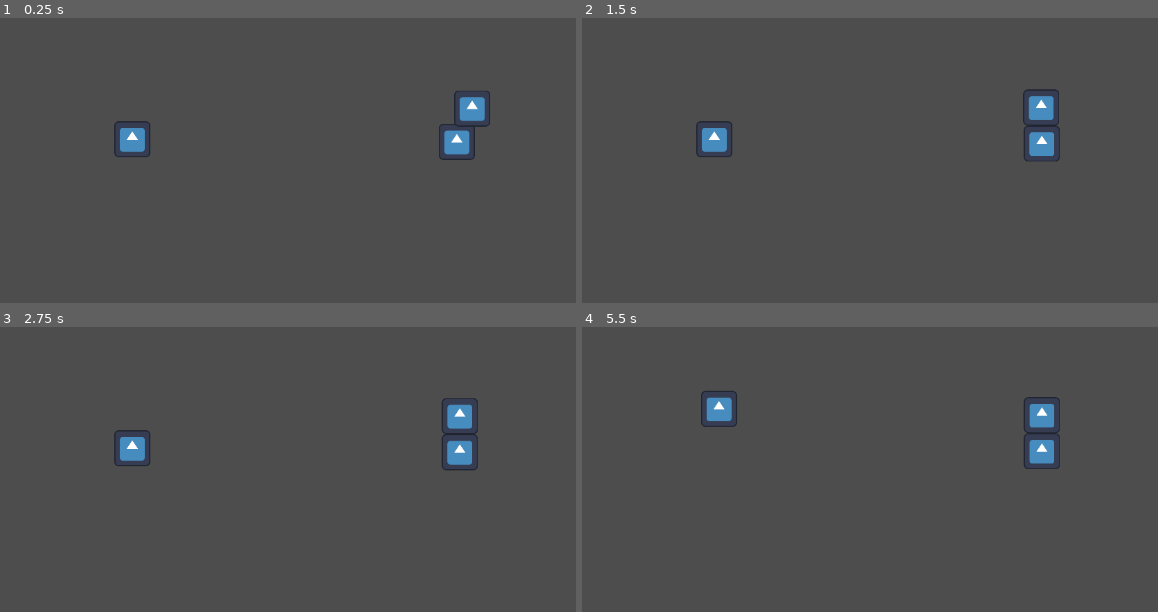
Above: before the commit, frames 1-4 (two rows, left to right).
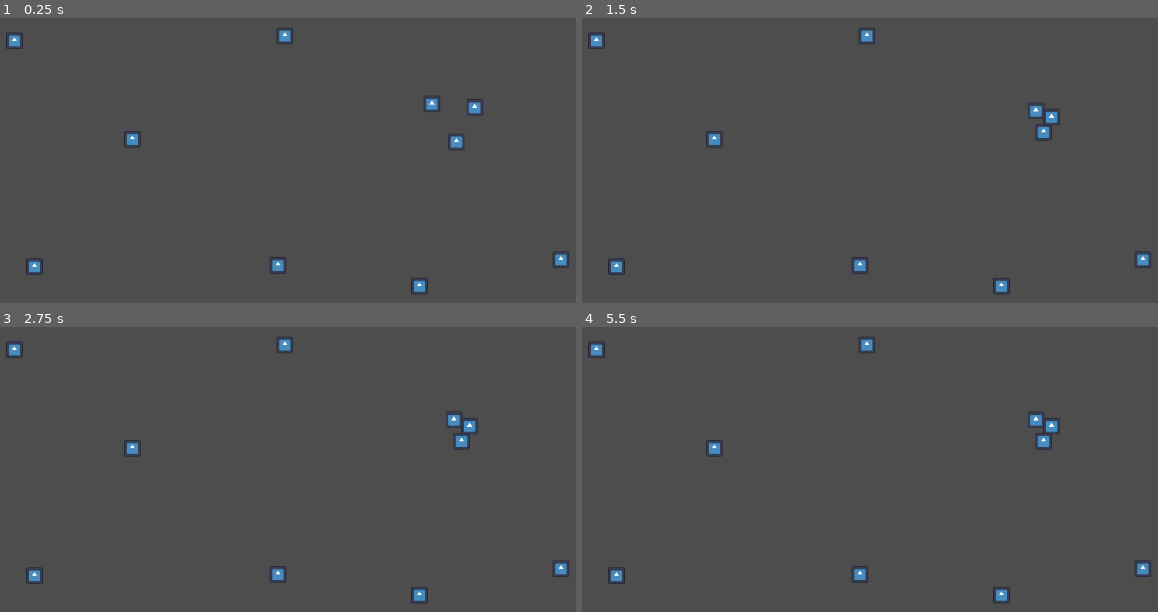
Above: after the commit, the same moments.

Repository: VoraciousSoftware/SoloGameJams
Game: Godot game, scene res://Levels/World1.tscn
Two runs of this game, one before a commit and one after it. Both use one fixed random seed, a clock stepped at 60 frames per second and the inputs below. The engine's default icon, where the game draws it, is replaced by a stand-in: a white triangle on a blue panel in a dark square.
Inputs:
- Up to frame 1 (0.25 s): no input
- Up to frame 2 (1.5 s): tap Enter at 1.25 s
- Up to frame 3 (2.75 s): tap Space at 2 s
- Up to frame 4 (5.5 s): tap Enter at 2.75, 4.25 s; tap Space at 3.5, 5 s

The runs differ from the first frame. In frame 1, 2.2% of the frame differs, in the area x 1-99%, y 3-97%; in frame 2, 2.1%; in frame 3, 2.0%; in frame 4, 2.2%.

Commit message:
Prototype AI working

Diff:
--- /dev/null
+++ b/StrategyProject/Components/attack_component.gd
@@ -0,0 +1,22 @@
+class_name AttackComponent extends Node
+
+@export var attack_damage: float = 10
+@export var attack_cooldown: float = 2.0
+@export var attack_range: float = 25.0
+@export var knockback: float = 0.0
+
+
+@onready var can_attack: bool = true
+@onready var timer: Timer = %Attack_Timer
+
+
+func perform_attack(target: Node2D):
+	if can_attack:
+		if target:
+			if target.has_method("hit"):
+				target.hit(attack_damage)
+				can_attack = false
+				timer.start(attack_cooldown)
+
+func _on_attack_timer_timeout() -> void:
+	can_attack = true # Replace with function body.
--- a/StrategyProject/Levels/World1.tscn
+++ b/StrategyProject/Levels/World1.tscn
@@ -12,3 +12,24 @@
 
 [node name="CharacterBody2D3" parent="." instance=ExtResource("1_1f6sb")]
 position = Vector2(917, 198)
+
+[node name="CharacterBody2D4" parent="." instance=ExtResource("1_1f6sb")]
+position = Vector2(640, 101)
+
+[node name="CharacterBody2D5" parent="." instance=ExtResource("1_1f6sb")]
+position = Vector2(630, 432)
+
+[node name="CharacterBody2D6" parent="." instance=ExtResource("1_1f6sb")]
+position = Vector2(1038, 424)
+
+[node name="CharacterBody2D7" parent="." instance=ExtResource("1_1f6sb")]
+position = Vector2(845, 199)
+
+[node name="CharacterBody2D8" parent="." instance=ExtResource("1_1f6sb")]
+position = Vector2(250, 108)
+
+[node name="CharacterBody2D9" parent="." instance=ExtResource("1_1f6sb")]
+position = Vector2(279, 434)
+
+[node name="CharacterBody2D10" parent="." instance=ExtResource("1_1f6sb")]
+position = Vector2(834, 462)
--- a/StrategyProject/Units/Villager/Villager.tscn
+++ b/StrategyProject/Units/Villager/Villager.tscn
@@ -10,28 +10,28 @@
 [ext_resource type="Script" uid="uid://bnxc6ujjfux2t" path="res://Components/movement_component.gd" id="7_bpc81"]
 [ext_resource type="Script" uid="uid://dj6prc3djf730" path="res://Units/Villager/charge_state.gd" id="7_nfgsf"]
 [ext_resource type="Script" uid="uid://bhuxt2kbivpyd" path="res://Units/Villager/attack_state.gd" id="8_f6tsr"]
-[ext_resource type="Script" uid="uid://bk5lidoof6b7u" path="res://Units/Villager/attack_component.gd" id="11_h3x82"]
+[ext_resource type="Script" uid="uid://bk5lidoof6b7u" path="res://Components/attack_component.gd" id="11_h3x82"]
 
-[sub_resource type="CapsuleShape2D" id="CapsuleShape2D_iqmv7"]
-radius = 26.0
-height = 52.0
+[sub_resource type="CircleShape2D" id="CircleShape2D_h3x82"]
+radius = 12.0
 
 [sub_resource type="CircleShape2D" id="CircleShape2D_3lqr8"]
-radius = 186.269
+radius = 100.0
 
 [node name="CharacterBody2D" type="CharacterBody2D" groups=["Targetable"]]
 script = ExtResource("1_ct7ec")
 
 [node name="Sprite2D" type="Sprite2D" parent="."]
-scale = Vector2(0.40625, 0.40625)
+scale = Vector2(0.1875, 0.1875)
 texture = ExtResource("1_xxpno")
 
 [node name="CollisionShape2D" type="CollisionShape2D" parent="."]
-shape = SubResource("CapsuleShape2D_iqmv7")
+shape = SubResource("CircleShape2D_h3x82")
 
 [node name="Detection_Component" type="Area2D" parent="."]
 unique_name_in_owner = true
 script = ExtResource("3_le1og")
+detection_radius = 100.0
 
 [node name="CollisionShape2D" type="CollisionShape2D" parent="Detection_Component"]
 unique_name_in_owner = true
@@ -64,9 +64,17 @@
 [node name="Movement_Component" type="Node" parent="."]
 unique_name_in_owner = true
 script = ExtResource("7_bpc81")
+max_speed = 50.0
+acceleration = 300.0
+friction = 500.0
 
 [node name="Attack_Component" type="Node" parent="."]
 unique_name_in_owner = true
 script = ExtResource("11_h3x82")
 
+[node name="Attack_Timer" type="Timer" parent="Attack_Component"]
+unique_name_in_owner = true
+one_shot = true
+
 [connection signal="timeout" from="State_Machine/Idle_State/Idle_Timer" to="State_Machine/Idle_State" method="_on_idle_timer_timeout"]
+[connection signal="timeout" from="Attack_Component/Attack_Timer" to="Attack_Component" method="_on_attack_timer_timeout"]
--- a/StrategyProject/Units/Villager/attack_component.gd
+++ /dev/null
@@ -1 +0,0 @@
-extends Node
--- a/StrategyProject/Units/Villager/attack_state.gd
+++ b/StrategyProject/Units/Villager/attack_state.gd
@@ -20,10 +20,9 @@
 
 	var pos: Vector2 = character.global_position
 	var target_location = character.current_target.global_position
-	if pos.distance_to(target_location) > 20.0:
+	if pos.distance_to(target_location) > character.attack_component.attack_range:
 		return state_machine.states["Charge_State"]
 
-	if character.current_target.has_method("hit"):
-		character.current_target.hit()
+	character.attack_component.perform_attack(character.current_target)
 
 	return
--- a/StrategyProject/Units/Villager/charge_state.gd
+++ b/StrategyProject/Units/Villager/charge_state.gd
@@ -20,7 +20,7 @@
 
 	var pos: Vector2 = character.global_position
 	target_location = character.current_target.global_position
-	if pos.distance_to(target_location) < 10.0:
+	if pos.distance_to(target_location) < character.attack_component.attack_range:
 		return state_machine.states["Attack_State"]
 
 	character.movement_component.accelerate_in_direction(pos.direction_to(target_location), _delta)
--- a/StrategyProject/Units/Villager/idle_state.gd
+++ b/StrategyProject/Units/Villager/idle_state.gd
@@ -4,7 +4,7 @@
 
 func enter():
 	IdleTimerActive = true
-	%Idle_Timer.start(5.0)
+	%Idle_Timer.start(rng.randf_range(5.0, 10.0))
 	# Override in specific states
 
 # Called when this state is deactivated
--- a/StrategyProject/Units/Villager/villager.gd
+++ b/StrategyProject/Units/Villager/villager.gd
@@ -4,8 +4,10 @@
 @onready var health_component: HealthComponent = %Health_Component
 @onready var movement_component: MovementComponent = %Movement_Component
 @onready var detection_component: DetectionComponent = %Detection_Component
+@onready var attack_component: AttackComponent = %Attack_Component
 
 var current_target: Node2D = null
+var home_location: Vector2
 
 func _ready() -> void:
 
@@ -18,6 +20,7 @@
 func hit(damage_amount: float):
 	if health_component:
 		health_component.take_damage(damage_amount)
+		print(name + " took " + str(damage_amount) + " damage!")
 	else:
 		print("Attempted to hit villager, but it has no HealthComponent!")
 
Renamed: StrategyProject/Units/Villager/attack_component.gd.uid -> StrategyProject/Components/attack_component.gd.uid
